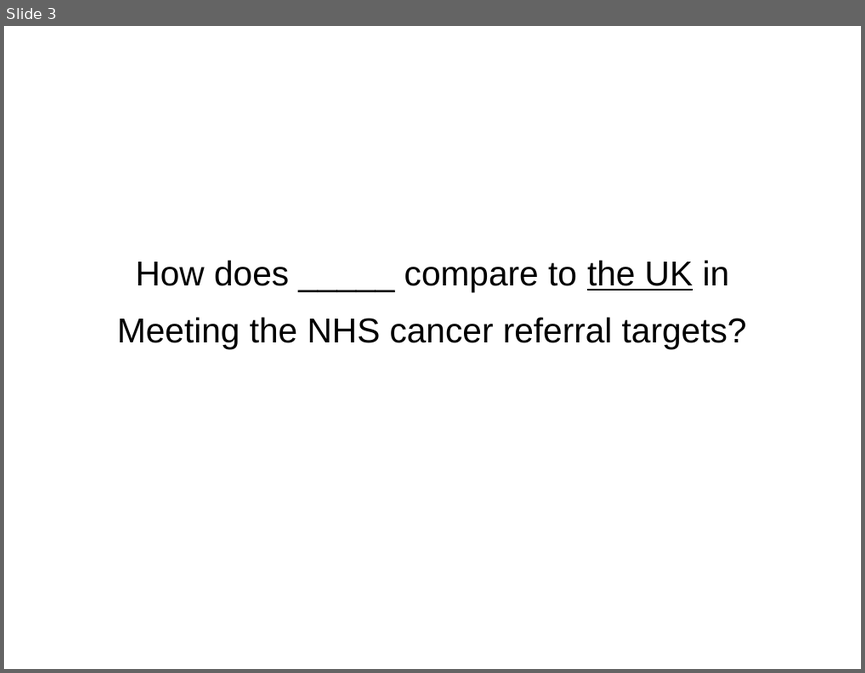
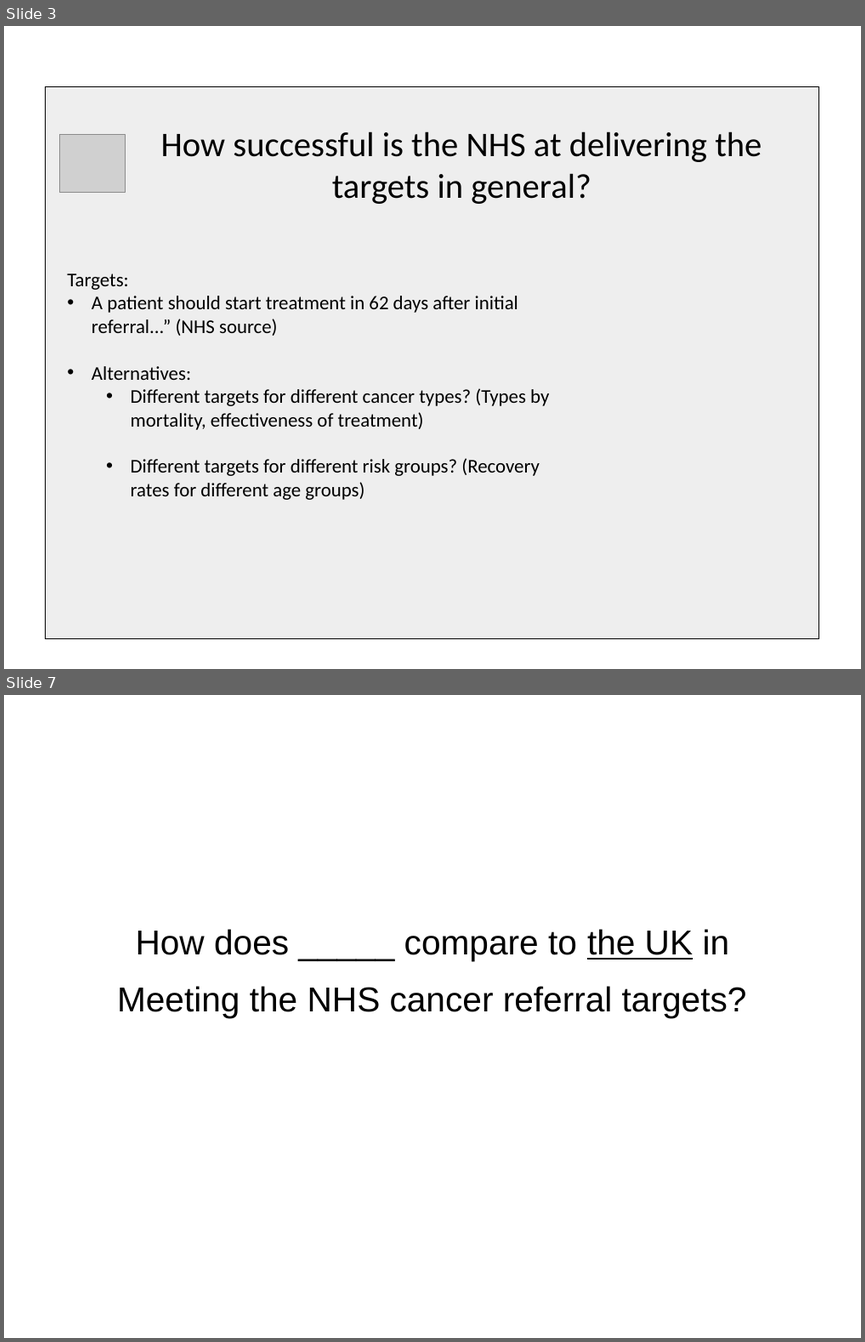
Before and after one commit to PabloLeon/model-driven-journalism, a slide deck: documents/storyboard.pptx. Shown one above the other, each under a label of ours: slide 3 before the commit, slides 3 and 7 after it; the slides between them are not shown. The pictures are 865x673 and 865x1342 pixels, drawn with LibreOffice and Linux fonts; fonts in the diff are those of the drawing; grey boxes stand for pictures. Boxes give left, top, right and bottom in pixels: in the first picture for what was removed or moved away, otherwise in the second. Text is boxed around its words. In the diff, an @@ line names an element or a change of style, - is before the commit and + after.

Commit message:
sketch and storyboard for the general idea, closes #2

```diff
--- a/documents/storyboard.pptx
+++ b/documents/storyboard.pptx
@@ slide 3 added at [4, 26, 861, 669], background #FFFFFF @@
@@ freeform shape added at [45, 87, 820, 639], fill #EEEEEE, outline #000000 0 pt @@
@@ picture added at [60, 135, 126, 193] @@
@@ text added at [161, 131, 761, 204], 32 pt, text #000000 @@
+How successful is the NHS at delivering the targets in general?
@@ text added at [67, 273, 549, 499], 18 pt, text #000000 @@
+Targets:
+• A patient should start treatment in 62 days after initial referral...” (NHS source)
+• Alternatives:
+  • Different targets for different cancer types? (Types by mortality, effectiveness of treatment)
+  • Different targets for different risk groups? (Recovery rates for different age groups)
@@ what was slide 3 is now slide 7 @@
```
Also in this commit, not shown: 8 slides changed, 8 other slides added, 1 slide removed, 1 other file.
